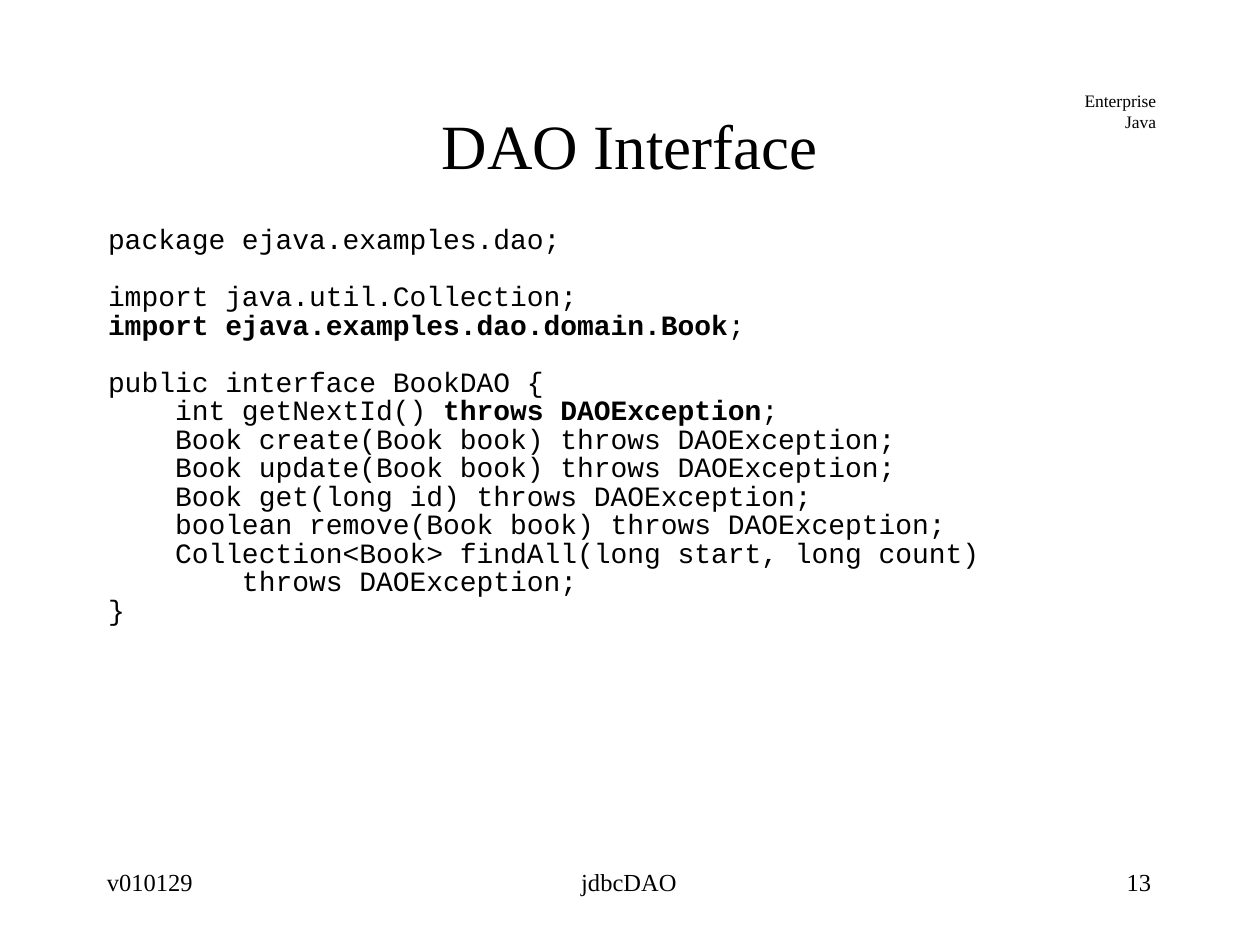
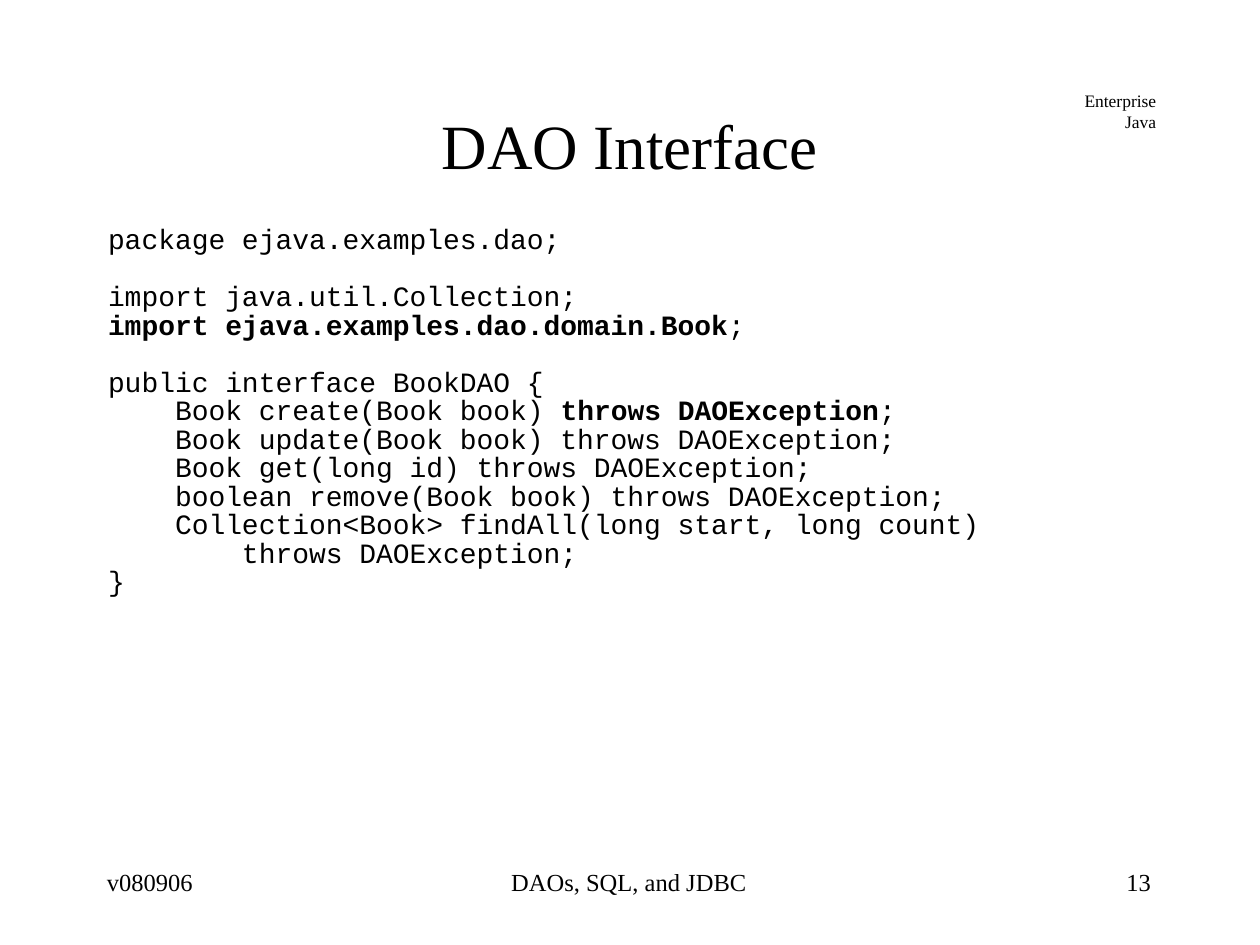
Before and after one commit to jcstaff/ejava-javaee, a slide deck: slide 13 of jdbcDAO/src/site/resources/lectures/jdbcDAO.ppt. Drawn at 1260x945 pixels with LibreOffice and Linux fonts; fonts in the diff are those of the drawing. Boxes give left, top, right and bottom in pixels: in the first picture for what was removed or moved away, otherwise in the second. Text is boxed around its words. In the diff, an @@ line names an element or a change of style, - is before the commit and + after.

```diff
--- a/jdbcDAO/src/site/resources/lectures/jdbcDAO.ppt
+++ b/jdbcDAO/src/site/resources/lectures/jdbcDAO.ppt
@@ text at bbox=[175, 400, 778, 426]: paragraph removed @@
-int getNextId() throws DAOException;
@@ text at bbox=[175, 400, 896, 426]: bold on in "throws DAOException;" @@
@@ text at bbox=[107, 874, 193, 892]: text changed @@
-v010129
+v080906
@@ text at bbox=[511, 874, 746, 895]: text changed @@
-jdbcDAO
+DAOs, SQL, and JDBC
```
Also in this commit, not shown: 97 other slides changed, 1 slide added, 1 slide removed, 4 other files.
